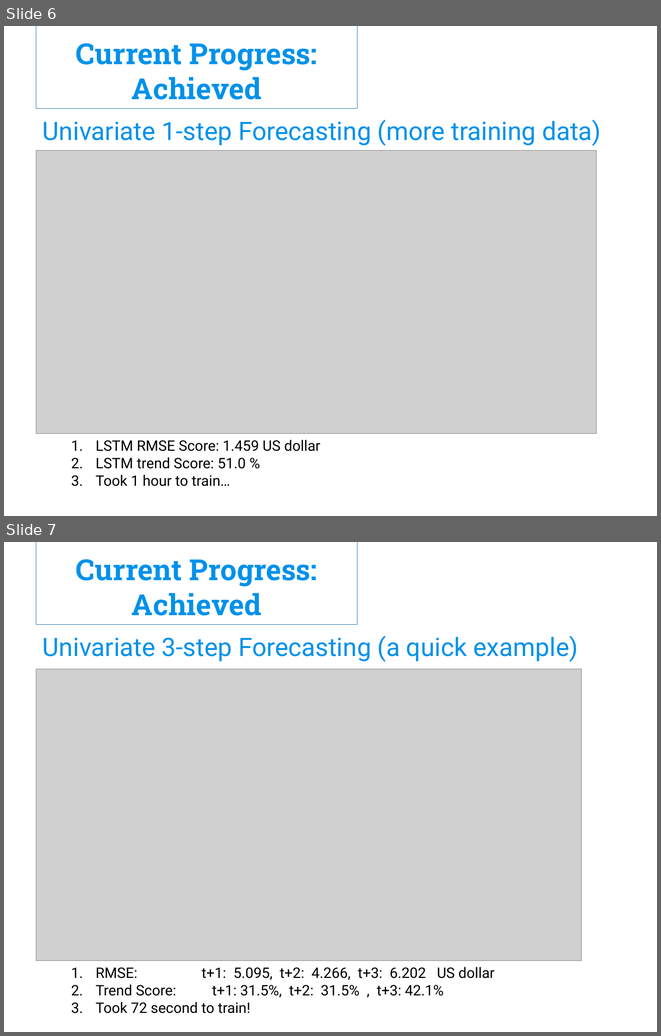
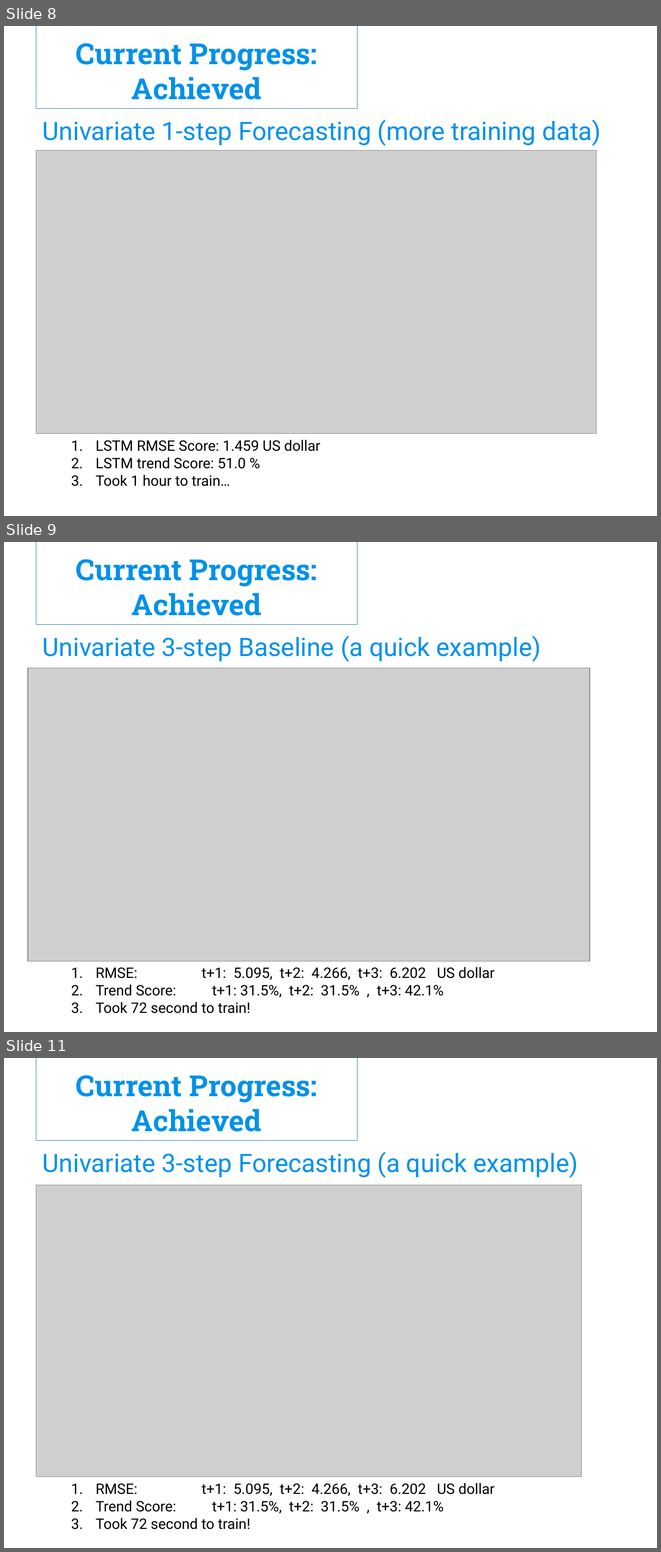
Before and after one commit to FinnZC/Stock-AI, a slide deck: Other/Hons Meeting 3 Presentation.pptx. Shown one above the other, each under a label of ours: slides 6 and 7 before the commit, slides 8, 9 and 11 after it; the slides between them are not shown. The pictures are 661x1036 and 661x1552 pixels, drawn with LibreOffice and Linux fonts; fonts in the diff are those of the drawing; grey boxes stand for pictures; background and template pictures are left out. Boxes give left, top, right and bottom in pixels: in the first picture for what was removed or moved away, otherwise in the second. Text is boxed around its words. In the diff, an @@ line names an element or a change of style, - is before the commit and + after.

```diff
--- a/Other/Hons Meeting 3 Presentation.pptx
+++ b/Other/Hons Meeting 3 Presentation.pptx
@@ slide 9 added at [4, 542, 657, 1032], background picture (left out) @@
@@ rectangle added at [36, 542, 358, 625], outline #3A81BA 0.75 pt, 32 pt, text #0091EA, bold @@
+Current Progress: Achieved
@@ text added at [43, 635, 541, 662], 28 pt, text #0091EA @@
+Univariate 3-step Baseline (a quick example)
@@ picture added at [27, 668, 590, 961] @@
@@ text added at [96, 967, 494, 1013], 16 pt, text #000000 @@
+1. RMSE: t+1: 5.095, t+2: 4.266, t+3: 6.202 US dollar
+2. Trend Score: t+1: 31.5%, t+2: 31.5% , t+3: 42.1%
+3. Took 72 second to train!
@@ what was slide 6 is now slide 8 @@
@@ what was slide 7 is now slide 11 @@
```
Also in this commit, not shown: 3 slides changed, 4 other slides added, 1 slide removed, 4 other files.
